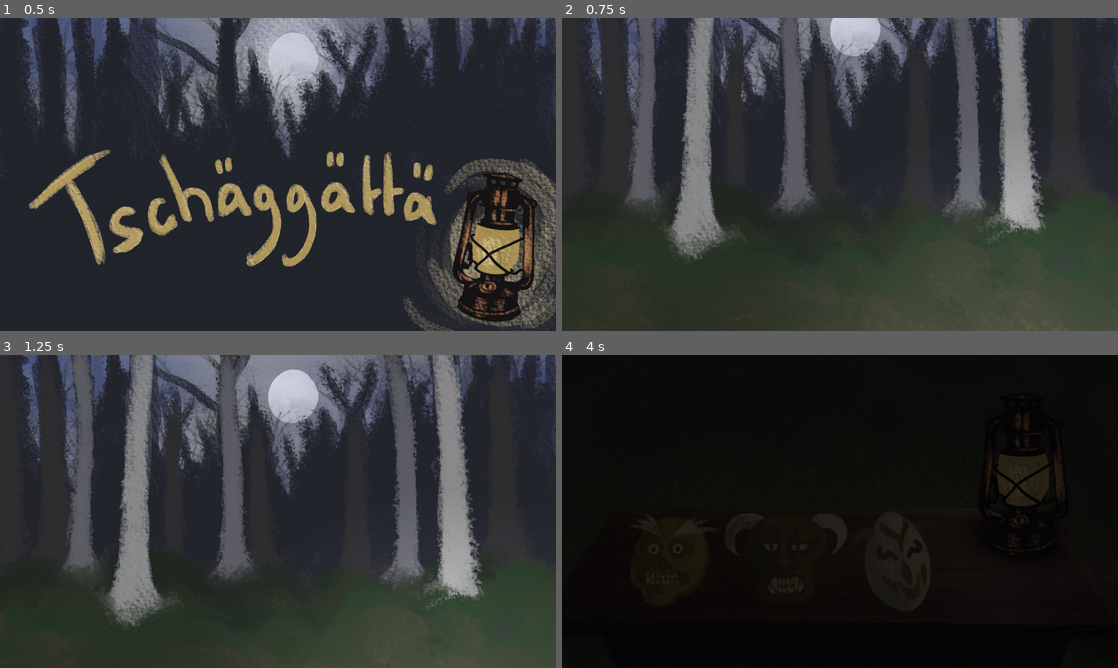
Above: before the commit, frames 1-4 (two rows, left to right).
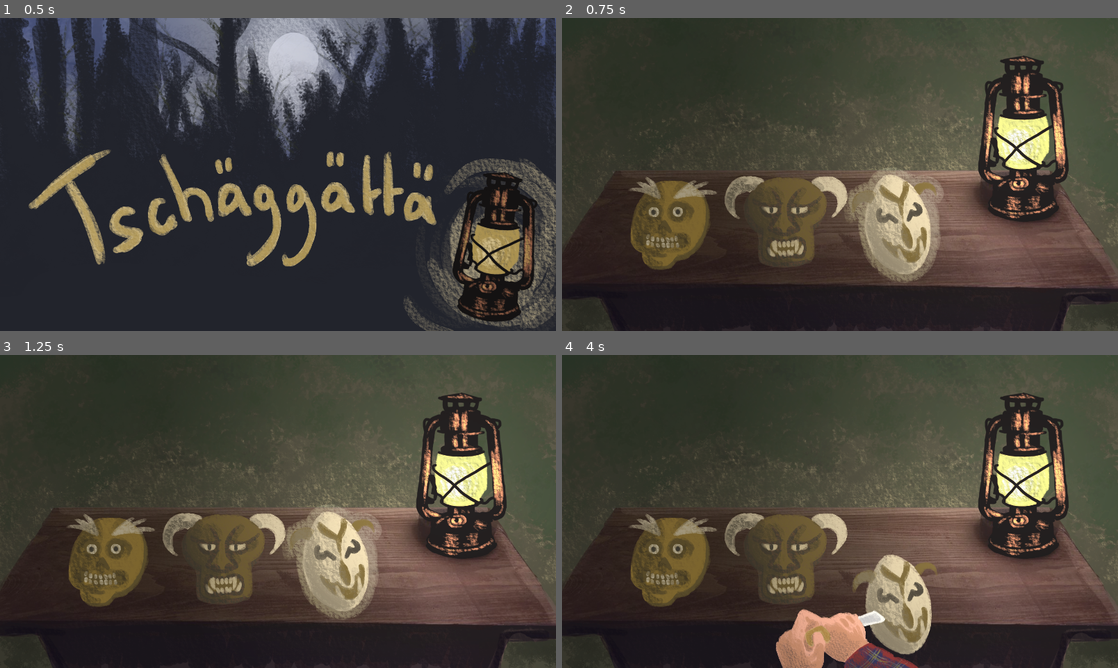
Above: after the commit, the same moments.

Repository: serrureriehurluberlesque/GGJ2026
Game: Godot game, scene res://scenes/main/main.tscn
The game is run twice, just before and just after one commit, with the same random seed, the same clock (stepped at 60 frames per second) and the same inputs.
Inputs (mouse positions are in pixels of both pictures, inside the frame that each line leads up to):
- Up to frame 1 (0.5 s): no input
- Up to frame 2 (0.75 s): tap Enter at 0.5 s; move the mouse to (895, 224) at 0.52 s; hold Up (ui_up) from 0.53 s (still down); hold E (activate) from 0.53 s (still down); click (895, 224) at 0.67 s
- Up to frame 3 (1.25 s): keep holding Up (ui_up); keep holding E (activate)
- Up to frame 4 (4 s): tap Space at 1.25 s; move the mouse to (728, 527) at 1.27 s; release Up (ui_up) at 1.28 s; release E (activate) at 1.28 s; hold Down (ui_down) 1.28-2.03 s; click (728, 527) at 1.35 s; move the mouse to (784, 558) at 2.02 s; hold E (activate) 2.03-2.78 s; hold Up (ui_up) 2.03-3.53 s; click (784, 558) at 2.17 s; move the mouse to (812, 574) at 2.77 s; click (812, 574) at 2.85 s; move the mouse to (1006, 558) at 3.52 s; hold Down (ui_down) from 3.53 s (still down); hold E (activate) from 3.53 s (still down)

Frame 1 is identical in both runs. In frame 2, 73% of the frame differs, in the area x 0-100%, y 0-100%; in frame 3, 76%; in frame 4, 95%.

Commit message:
add random sound

Diff:
--- a/ggj2026/scenes/main/main.gd
+++ b/ggj2026/scenes/main/main.gd
@@ -1,6 +1,6 @@
 extends Node
 
-var DEBUG = true
+var DEBUG = false
 
 # TODO: less hard-coded ?
 var WIDTH = 1920
@@ -174,10 +174,14 @@
 
 func _process(delta: float) -> void:
 	t += delta
-	if t > randf() * 20:
-		t -= 20.0
-		var listanim = ["yeux", "buisson"]
-		$AnimationPlayerDeco.play(listanim.pick_random())
+	if t > randf() * 15.0:
+		t -= 5 + 17.0 * randf()
+		var listanim = ["yeux", "buisson", "yeux", "yeux", "buisson", "Sound3", "Sound4", "Sound5", "Sound6", "Sound7", "Sound8"]
+		var anim = listanim.pick_random()
+		if "Sound" in anim:
+			get_node(anim).play()
+		else:
+			$AnimationPlayerDeco.play(anim)
 
 # Lantern stuff (j'aurais dû faire une scène à part)
 func _on_area_2d_input_event(viewport: Node, event: InputEvent, shape_idx: int) -> void:
--- a/ggj2026/scenes/main/main.tscn
+++ b/ggj2026/scenes/main/main.tscn
@@ -10,11 +10,10 @@
 [ext_resource type="Texture2D" uid="uid://xtp2oeyqcmcv" path="res://scenes/main/assets/Lantern_12.png" id="6_a8run"]
 [ext_resource type="PackedScene" uid="uid://dxdc0a75fejsx" path="res://scenes/monsters/monsters.tscn" id="6_ow5a4"]
 [ext_resource type="Texture2D" uid="uid://b6optcde54ge6" path="res://scenes/main/assets/Trees_7.png" id="6_raeie"]
-[ext_resource type="Script" uid="uid://dc7j5aw1nf2kx" path="res://scenes/main/lantern.gd" id="8_hxu8e"]
+[ext_resource type="Texture2D" uid="uid://b4fxouxm1whfs" path="res://scenes/main/assets/control/highlight_lantern.png" id="8_37hlw"]
 [ext_resource type="Texture2D" uid="uid://bgf7gosfxinbw" path="res://scenes/main/assets/Ground_0_together.png" id="10_gkmcc"]
 [ext_resource type="Texture2D" uid="uid://w6dnq83ic7ml" path="res://scenes/main/assets/eyes.png" id="12_62atk"]
 [ext_resource type="Texture2D" uid="uid://bvhllarb7ure7" path="res://scenes/main/assets/lebuissonbouge.png" id="13_i7in8"]
-[ext_resource type="Texture2D" uid="uid://b4fxouxm1whfs" path="res://scenes/main/assets/control/highlight_lantern.png" id="8_37hlw"]
 [ext_resource type="Texture2D" uid="uid://bxhgi4mkmqvhw" path="res://scenes/main/assets/neutral_point_light.webp" id="13_th5th"]
 [ext_resource type="Script" uid="uid://b8xpq7qr8r6st" path="res://scenes/main/point_light_2d.gd" id="14_7smn1"]
 [ext_resource type="AudioStream" uid="uid://csygubyi44isj" path="res://scenes/main/assets/sounds/mask breathing.wav" id="14_m4h2d"]
@@ -29,6 +28,10 @@
 [ext_resource type="Texture2D" uid="uid://mtpvr7eyfigs" path="res://scenes/main/assets/anim_intro_mains.png" id="23_p8abn"]
 [ext_resource type="AudioStream" uid="uid://ltcd3v2o82s0" path="res://scenes/main/assets/chisel wood intro.wav" id="24_37hlw"]
 [ext_resource type="AudioStream" uid="uid://dno133hlbthry" path="res://scenes/main/assets/branch crack.wav" id="25_6llfj"]
+[ext_resource type="AudioStream" uid="uid://dx4jmf62dsaan" path="res://scenes/main/assets/sounds/sound3.wav" id="28_ii537"]
+[ext_resource type="AudioStream" uid="uid://c6w6ai81yigyd" path="res://scenes/main/assets/sounds/sound4.wav" id="29_rofvo"]
+[ext_resource type="AudioStream" uid="uid://ddcgv5vpkjtfi" path="res://scenes/main/assets/sounds/sound5.wav" id="30_tbnf8"]
+[ext_resource type="AudioStream" uid="uid://bc4de1jq7ts2v" path="res://scenes/main/assets/sounds/sound6.wav" id="31_r1bmu"]
 
 [sub_resource type="CanvasTexture" id="CanvasTexture_7smn1"]
 diffuse_texture = ExtResource("6_raeie")
@@ -435,7 +438,6 @@
 [node name="CollisionPolygon2D" type="CollisionPolygon2D" parent="Background/bg_light/textures/lantern/Area2D" unique_id=1149082508]
 polygon = PackedVector2Array(631, 124.30005, 631, 126.19995, 555.6, 140, 553, 140, 548, 146.30005, 548, 150.80005, 552, …(1535 unchanged characters)…
 
-[node name="ground_10" type="TextureRect" parent="Background/bg_light" unique_id=14594943]
 [node name="LanternHighlight" type="TextureRect" parent="Background/bg_light/textures/lantern" unique_id=691959412]
 unique_name_in_owner = true
 visible = false
@@ -447,6 +449,8 @@
 offset_bottom = 779.0
 texture = ExtResource("8_37hlw")
 
+[node name="ground_10" type="TextureRect" parent="Background/bg_light" unique_id=14594943]
+
 [node name="ground" type="TextureRect" parent="Background/bg_light" unique_id=61128486]
 z_index = 10
 offset_right = 1920.0
@@ -572,6 +576,18 @@
 
 [node name="Sound2" type="AudioStreamPlayer" parent="." unique_id=749459379]
 stream = ExtResource("25_6llfj")
+
+[node name="Sound3" type="AudioStreamPlayer" parent="." unique_id=459076322]
+stream = ExtResource("28_ii537")
+
+[node name="Sound4" type="AudioStreamPlayer" parent="." unique_id=1323137476]
+stream = ExtResource("29_rofvo")
+
+[node name="Sound5" type="AudioStreamPlayer" parent="." unique_id=990642161]
+stream = ExtResource("30_tbnf8")
+
+[node name="Sound6" type="AudioStreamPlayer" parent="." unique_id=1340608592]
+stream = ExtResource("31_r1bmu")
 
 [node name="Hands_20" type="Node2D" parent="." unique_id=1458528297]
 z_index = 20
Not shown, added: ggj2026/scenes/main/assets/sounds/sound3.wav.import
Not shown, added: ggj2026/scenes/main/assets/sounds/sound4.wav.import
Not shown, added: ggj2026/scenes/main/assets/sounds/sound5.wav.import
Not shown, added: ggj2026/scenes/main/assets/sounds/sound6.wav.import
Not shown, added: ggj2026/scenes/main/assets/sounds/sound3.wav
Not shown, added: ggj2026/scenes/main/assets/sounds/sound4.wav
Not shown, added: ggj2026/scenes/main/assets/sounds/sound5.wav
Not shown, added: ggj2026/scenes/main/assets/sounds/sound6.wav
